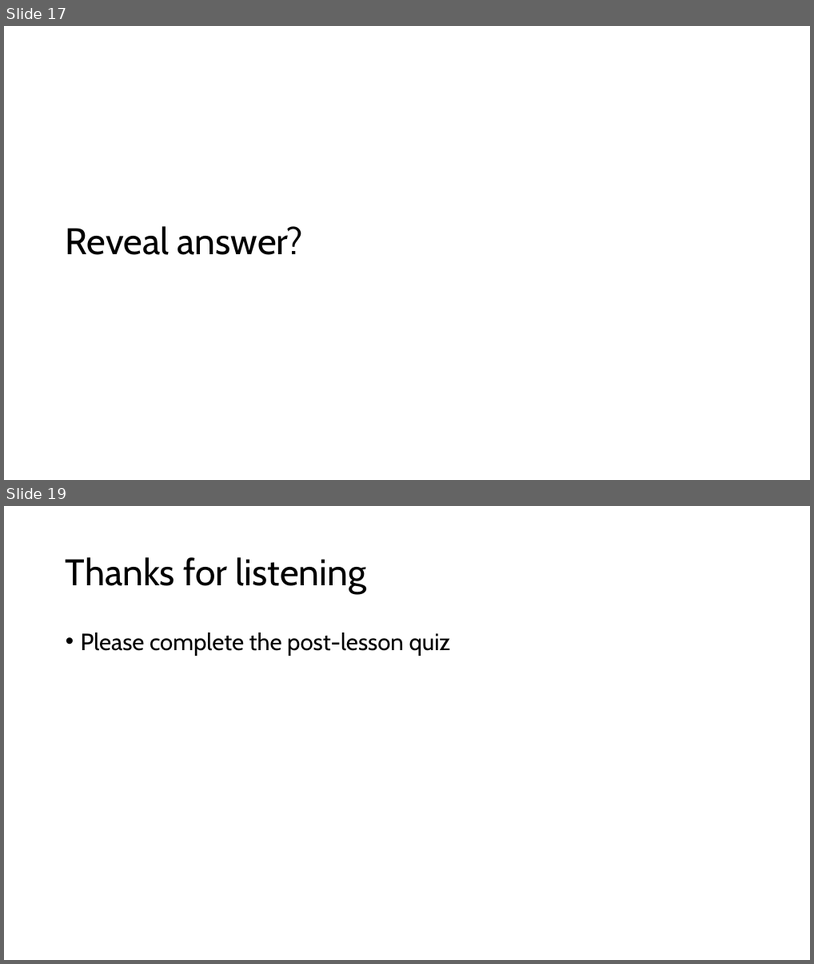
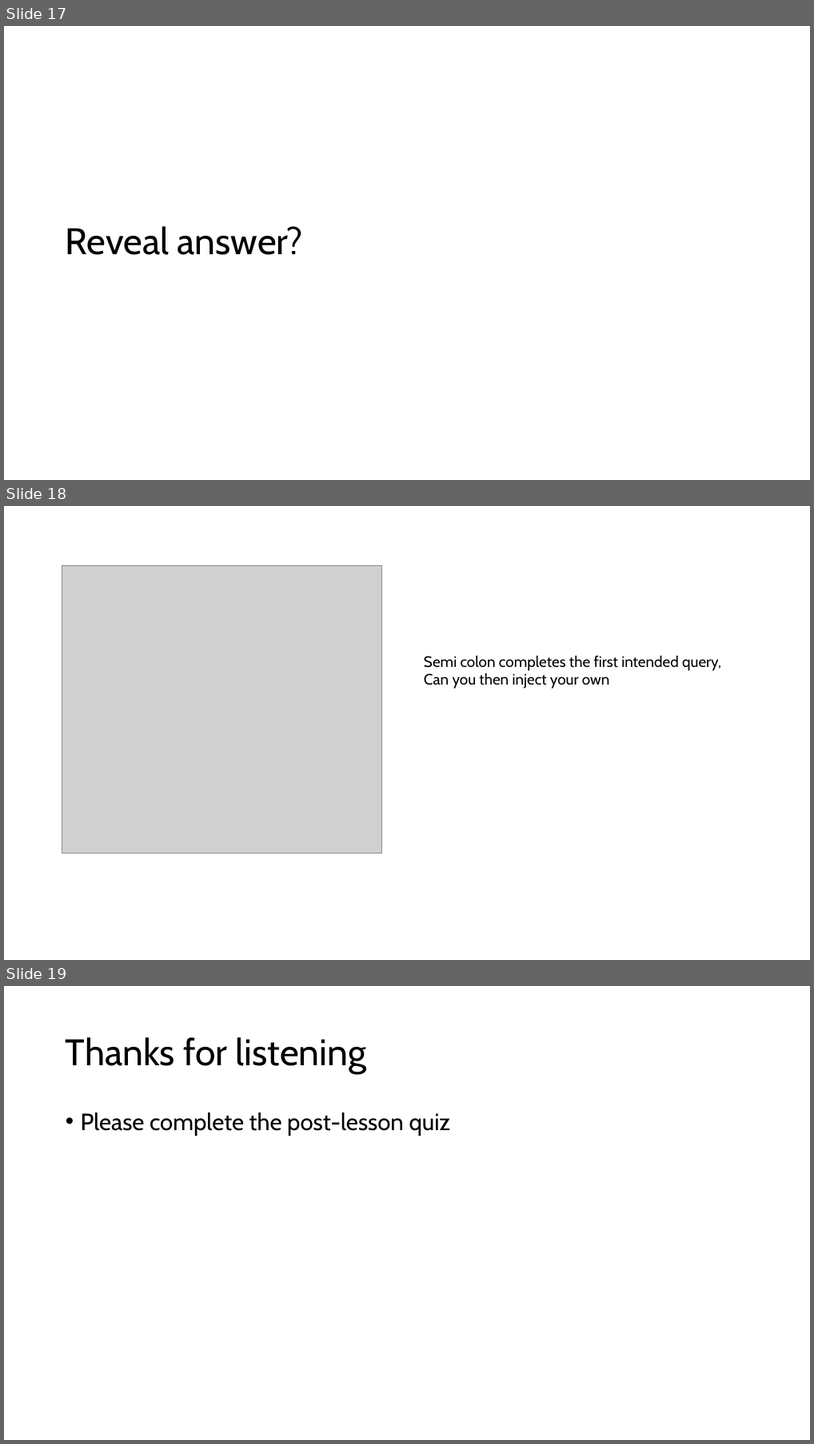
Before and after one commit to dom668/hackerBingo, a slide deck: Slides/special project slides.pptx. Shown one above the other, each under a label of ours: slides 17 and 19 before the commit, slides 17, 18 and 19 after it; the slides between them are not shown. The pictures are 814x964 and 814x1444 pixels, drawn with LibreOffice and Linux fonts; fonts in the diff are those of the drawing; grey boxes stand for pictures. Boxes give left, top, right and bottom in pixels: in the first picture for what was removed or moved away, otherwise in the second. Text is boxed around its words. In the diff, an @@ line names an element or a change of style, - is before the commit and + after.

```diff
--- a/Slides/special project slides.pptx
+++ b/Slides/special project slides.pptx
@@ slide 18 added at box(4, 506, 810, 960), background #FFFFFF @@
@@ picture added at box(62, 565, 382, 852) @@
@@ text added at box(424, 655, 722, 688), 18 pt, text #000000 @@
+Semi colon completes the first intended query,
+Can you then inject your own
```
Also in this commit, not shown: 2 slides changed, 1 other slide added, 2 slides removed.
